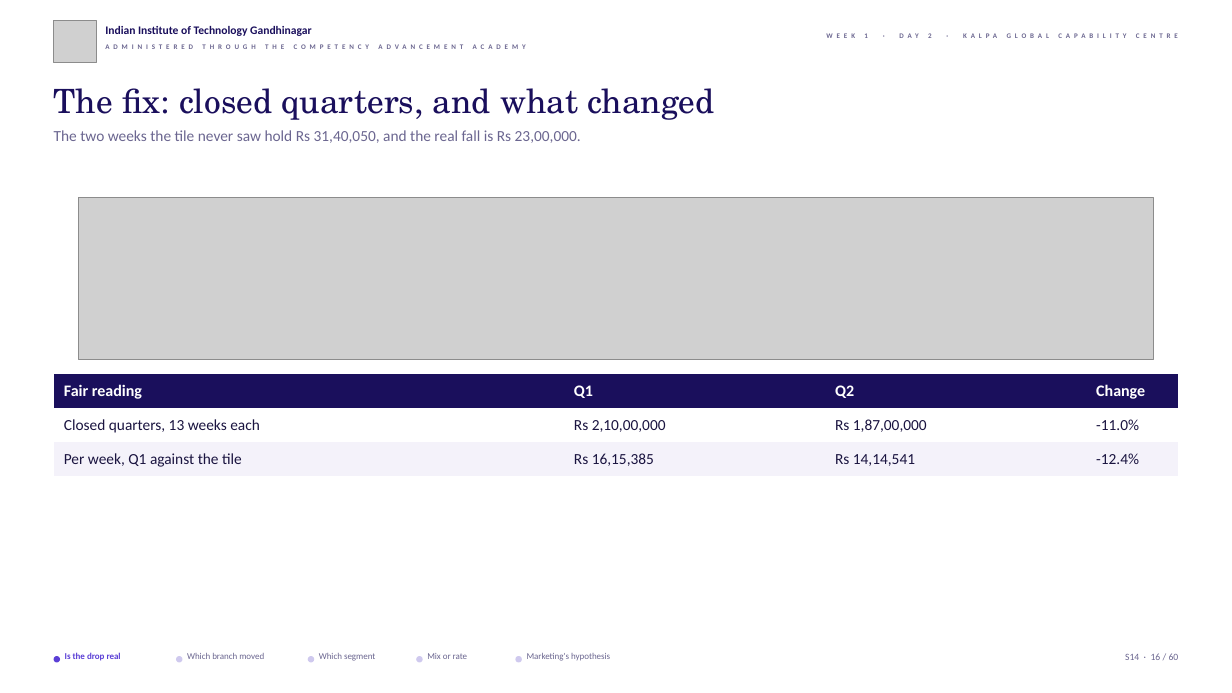
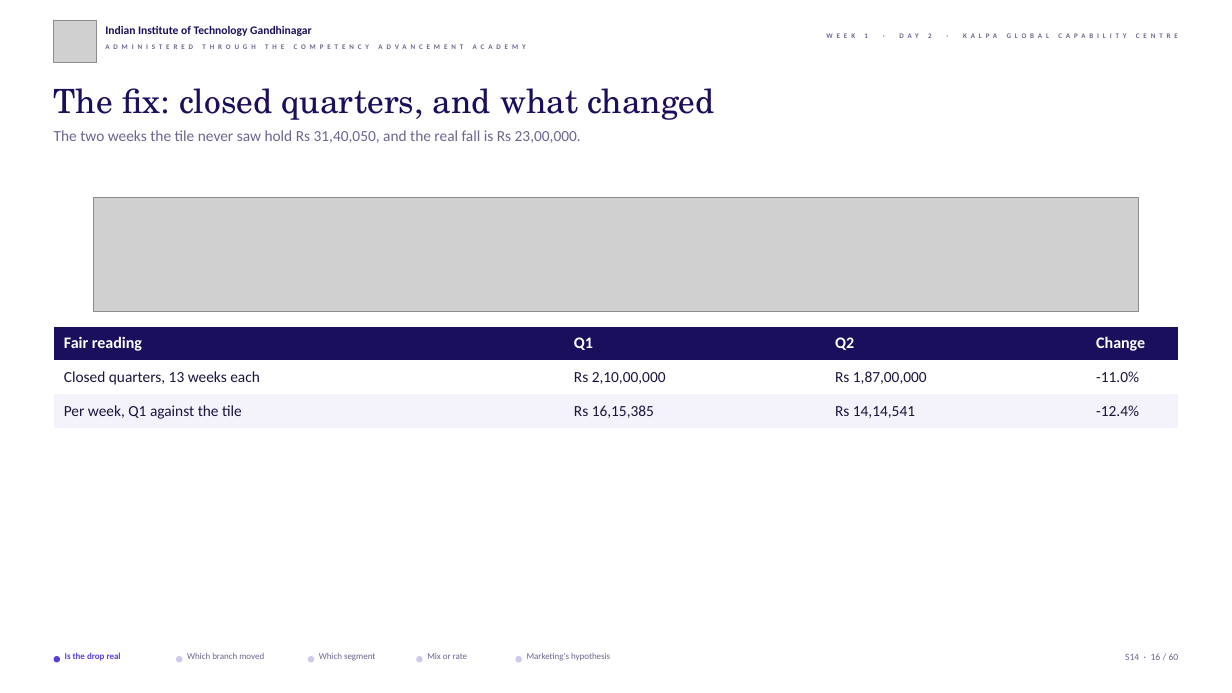
Before and after one commit to fde-academy-lab/c2-content-factory, a slide deck: slide 16 of content/W01/D2/slides/C2_W01_D02_half1_STUDENT.pptx. Drawn at 1232x693 pixels with LibreOffice and Linux fonts; fonts in the diff are those of the drawing; grey boxes stand for pictures; background and template pictures are left out. Boxes give left, top, right and bottom in pixels: in the first picture for what was removed or moved away, otherwise in the second. Text is boxed around its words. In the diff, an @@ line names an element or a change of style, - is before the commit and + after.

```diff
--- a/content/W01/D2/slides/C2_W01_D02_half1_STUDENT.pptx
+++ b/content/W01/D2/slides/C2_W01_D02_half1_STUDENT.pptx
@@ picture: place and size @@
-picture at box(79, 198, 1153, 360)
+picture at box(93, 198, 1139, 311)
@@ table: place and size @@
-table at box(54, 374, 1179, 476)
+table at box(54, 326, 1179, 428)
```
Also in this commit, not shown: 31 other slides changed, 13 other files.
